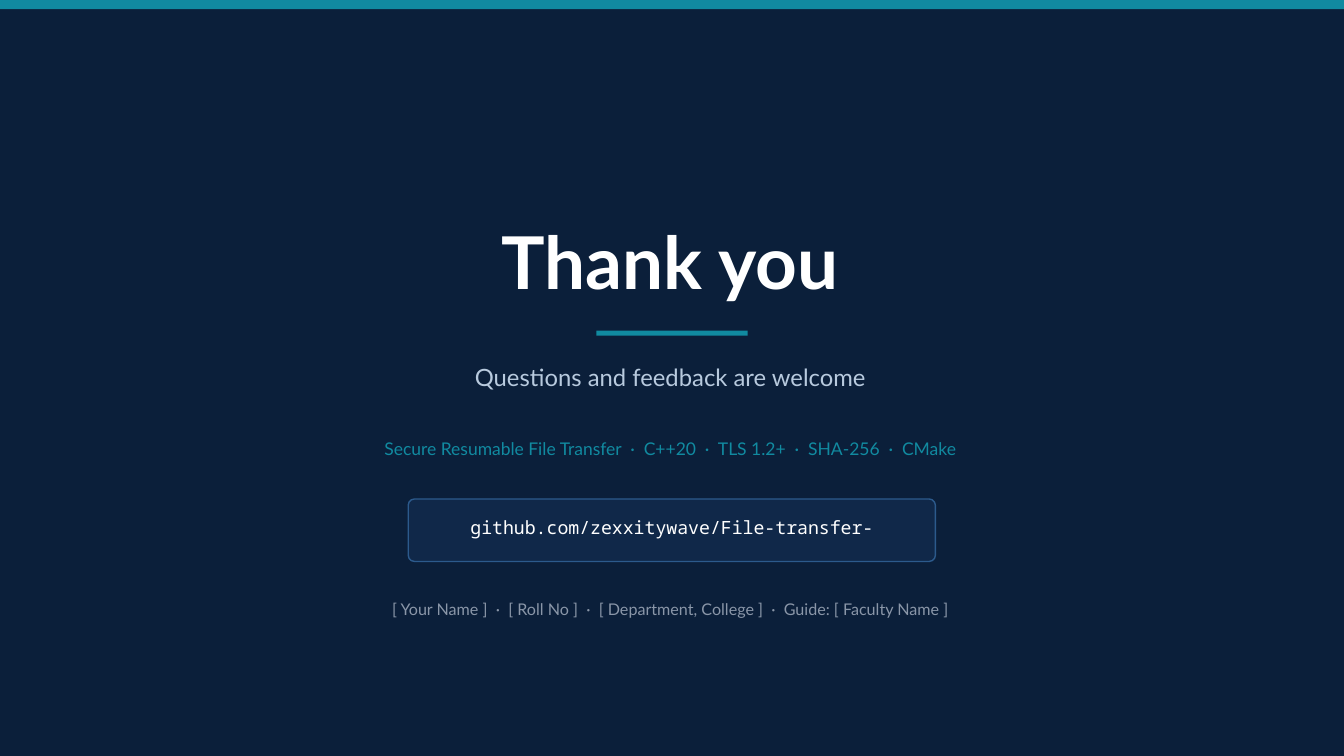
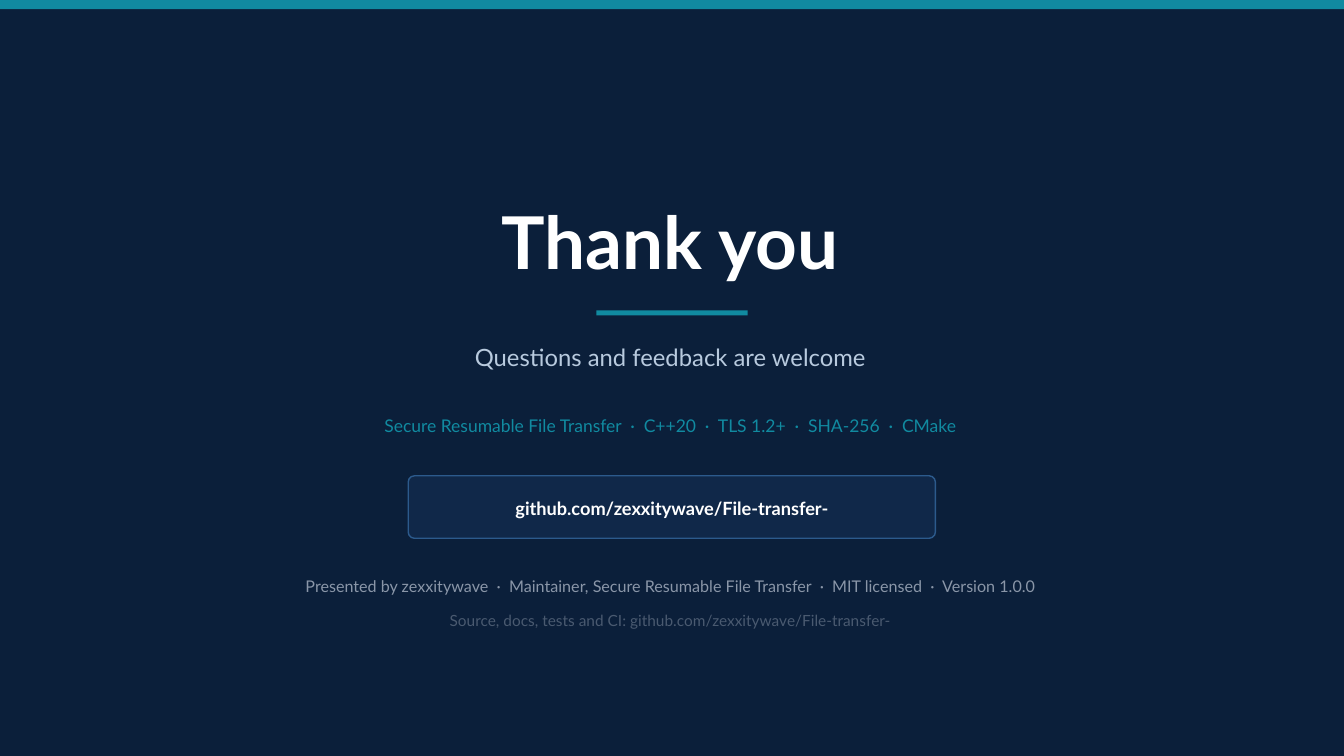
Before and after one commit to zexxitywave/File-transfer-, a slide deck: slide 16 of presentation/Secure-Resumable-File-Transfer.pptx (slide 22 before the commit). Drawn at 1344x756 pixels with LibreOffice and Linux fonts; fonts in the diff are those of the drawing. Boxes give left, top, right and bottom in pixels: in the first picture for what was removed or moved away, otherwise in the second. Text is boxed around its words. In the diff, an @@ line names an element or a change of style, - is before the commit and + after.

Commit message:
Tighten the presentation to 16 slides and remove all placeholders
- Merge the paired slides (TLS with integrity, resumption with concurrency,
  testing with results, CI with design decisions) and drop the agenda slide,
  cutting the deck from 22 slides to 16 for a shorter presentation slot
- Fill the title and closing slides from the repository itself (maintainer
  handle, repository URL, version, platforms, test count, MIT licence) so
  there is nothing left for a presenter to fill in by hand
- Fix bullets() rendering plain items as a bare marker: a bullet without the
  "||" head separator was writing the empty tail instead of its own text
- Give the deck a close slide, and fix check_deck.py so the text dump survives
  the cp1252 console encoding used on Windows

```diff
--- a/presentation/Secure-Resumable-File-Transfer.pptx
+++ b/presentation/Secure-Resumable-File-Transfer.pptx
@@ 2 texts, 1 rectangle: place and size @@
-2 texts, 1 rectangle at <box>475,235,866,390</box>
+2 texts, 1 rectangle at <box>475,215,866,370</box>
@@ text "Secure Resumable File Transfer · ...": place and size @@
-text "Secure Resumable File Transfer · ..." at <box>384,442,956,455</box>
+text "Secure Resumable File Transfer · ..." at <box>384,419,956,432</box>
@@ rounded rectangle "github.com/zexxitywave/File-transfer-": place and size @@
-rounded rectangle "github.com/zexxitywave/File-transfer-" at <box>470,520,873,539</box>
+rounded rectangle "github.com/zexxitywave/File-transfer-" at <box>408,476,936,538</box>
@@ rounded rectangle "github.com/zexxitywave/File-transfer-" at <box>408,476,936,538</box>: font Noto Sans Mono to Lato, bold on; line spacing 1 to 1.1; vertical alignment top to middle; fill none to #102849; outline none to #2C5A8C 1 pt @@
@@ rounded rectangle removed at <box>408,499,936,562</box> @@
@@ text added at <box>305,580,1035,595</box>, 11.5 pt, text #8A96A8 @@
+Presented by zexxitywave · Maintainer, Secure Resumable File Transfer · MIT licensed · Version 1.0.0
@@ text at <box>450,615,890,629</box>: text changed; size 11.5 to 11 pt; text colour #8A96A8 to #4A5A70 @@
-[ Your Name ] · [ Roll No ] · [ Department, College ] · Guide: [ Faculty Name ]
+Source, docs, tests and CI: github.com/zexxitywave/File-transfer-
```
Also in this commit, not shown: 15 other slides changed, 6 slides removed, 2 other files.
